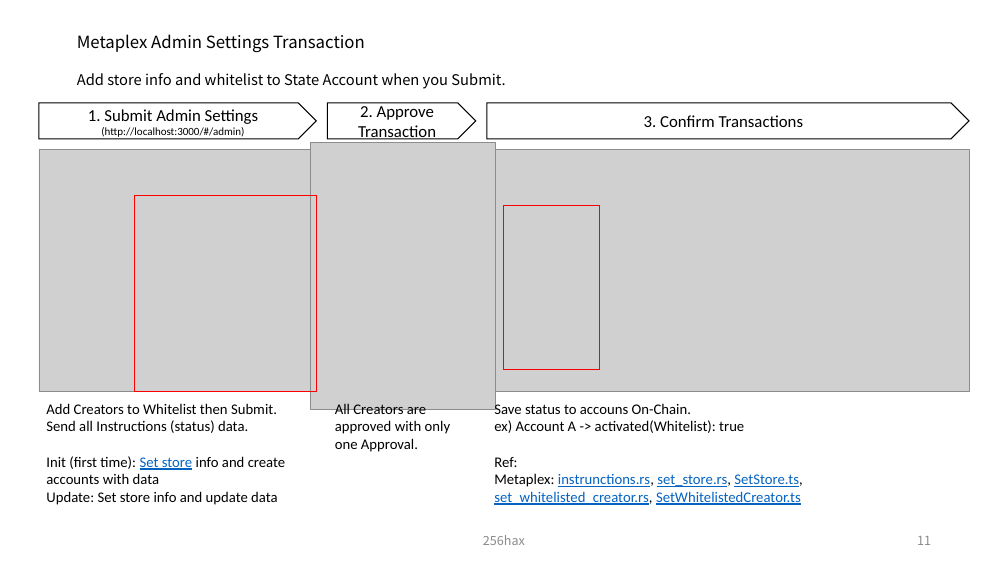
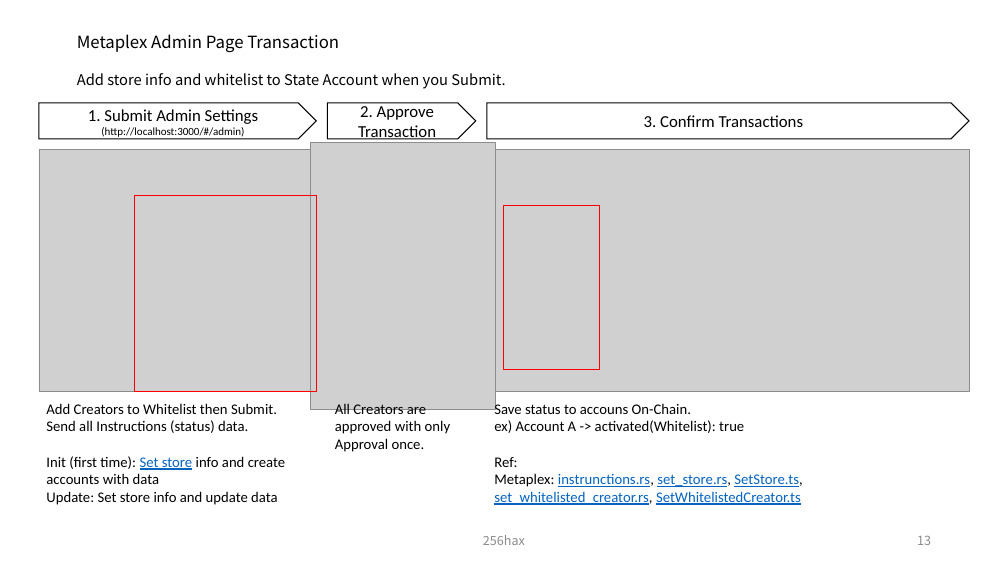
Before and after one commit to SmartGru25/Solana-React-Minimal, a slide deck: slide 14 of docs/Solana_Blockchain_Outline_Figure.pptx (slide 12 before the commit). Drawn at 1008x567 pixels with LibreOffice and Linux fonts; fonts in the diff are those of the drawing; grey boxes stand for pictures. Boxes give left, top, right and bottom in pixels: in the first picture for what was removed or moved away, otherwise in the second. Text is boxed around its words. In the diff, an @@ line names an element or a change of style, - is before the commit and + after.

Commit message:
docs: add metaplex terminology, behavior

```diff
--- a/docs/Solana_Blockchain_Outline_Figure.pptx
+++ b/docs/Solana_Blockchain_Outline_Figure.pptx
@@ title at [77,34,339,53]: text changed @@
-Metaplex Admin Settings Transaction
+Metaplex Admin Page Transaction
@@ text at [335,404,451,452]: text changed @@
-All Creators are approved with only one Approval.
+All Creators are approved with only Approval once.
@@ page number at [917,536,931,545]: text changed @@
-11
+13
```
Also in this commit, not shown: 1 other slide changed, 3 slides added, 1 slide removed.
